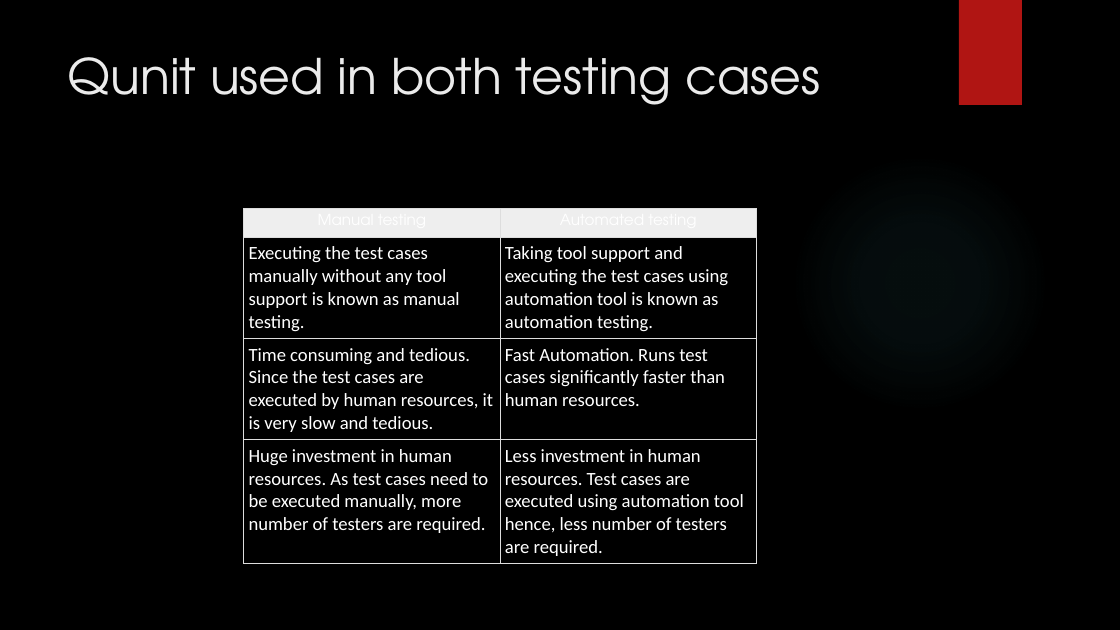
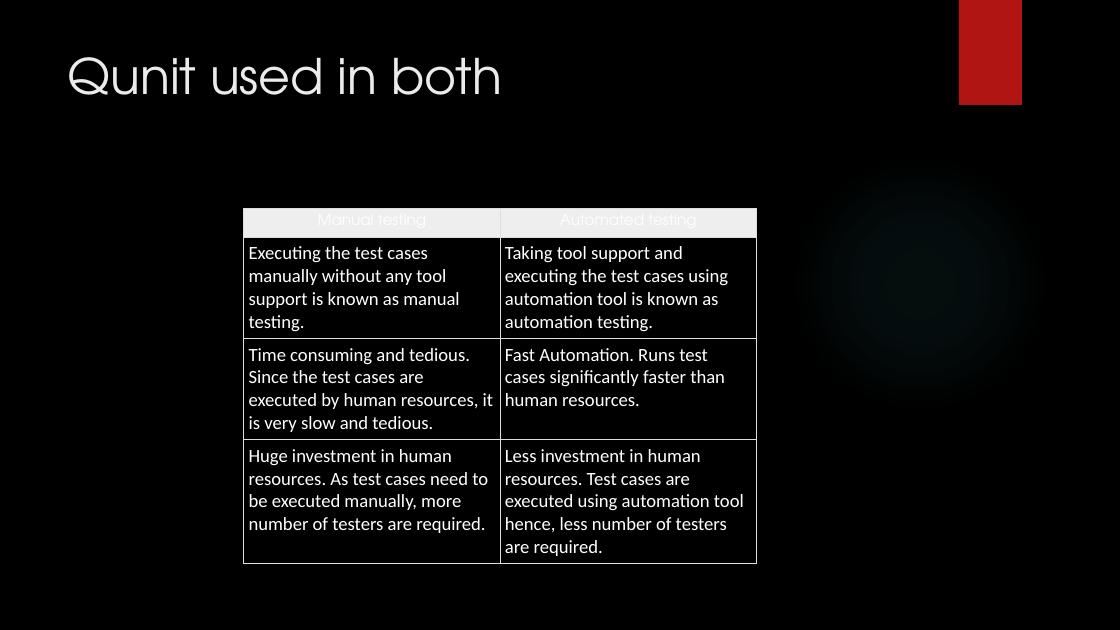
Before and after one commit to prashanthr036/qUnit-WS, a slide deck: slide 13 of docs/TestingQunit.pptx (slide 12 before the commit). Drawn at 1120x630 pixels with LibreOffice and Linux fonts; fonts in the diff are those of the drawing; background and template pictures are left out. Boxes give left, top, right and bottom in pixels: in the first picture for what was removed or moved away, otherwise in the second. Text is boxed around its words. In the diff, an @@ line names an element or a change of style, - is before the commit and + after.

```diff
--- a/docs/TestingQunit.pptx
+++ b/docs/TestingQunit.pptx
@@ title at (68,57,502,95): text changed @@
-Qunit used in both testing cases
+Qunit used in both
```
Also in this commit, not shown: 6 other slides changed, 1 slide added.
